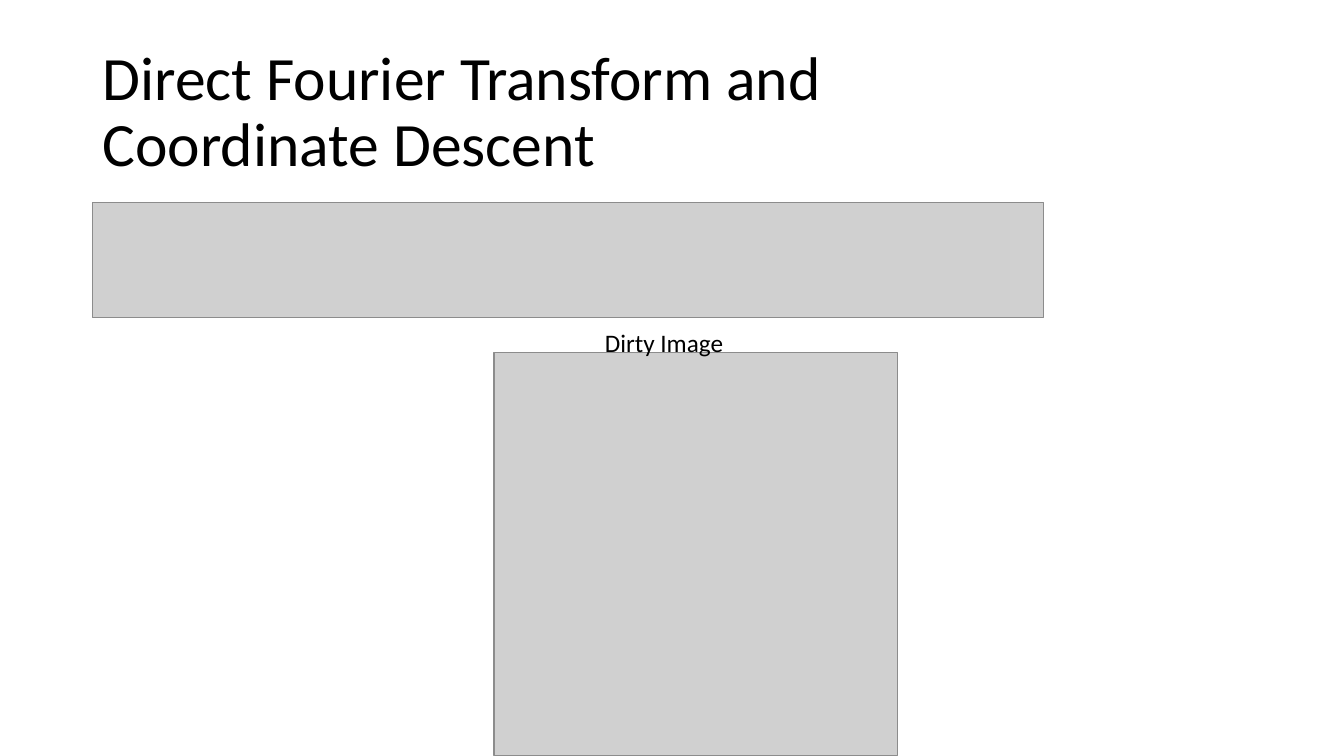
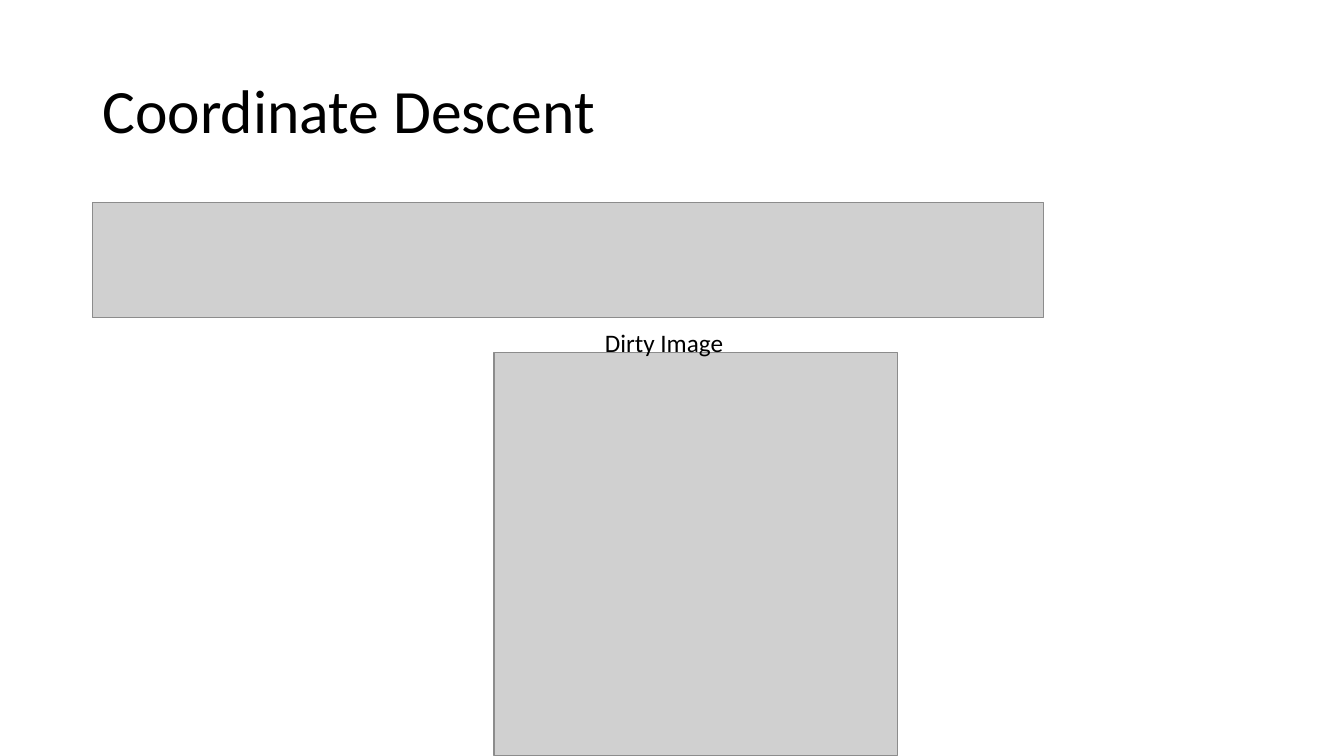
Before and after one commit to lord-blueberry/p8-doc, a slide deck: slide 14 of pp8.pptx (slide 24 before the commit). Drawn at 1344x756 pixels with LibreOffice and Linux fonts; fonts in the diff are those of the drawing; grey boxes stand for pictures. Boxes give left, top, right and bottom in pixels: in the first picture for what was removed or moved away, otherwise in the second. Text is boxed around its words. In the diff, an @@ line names an element or a change of style, - is before the commit and + after.

```diff
--- a/pp8.pptx
+++ b/pp8.pptx
@@ title at (102, 90, 595, 134): text changed @@
-Direct Fourier Transform and
-Coordinate Descent
+Coordinate Descent
```
Also in this commit, not shown: 13 other slides changed, 10 slides added, 14 slides removed.
